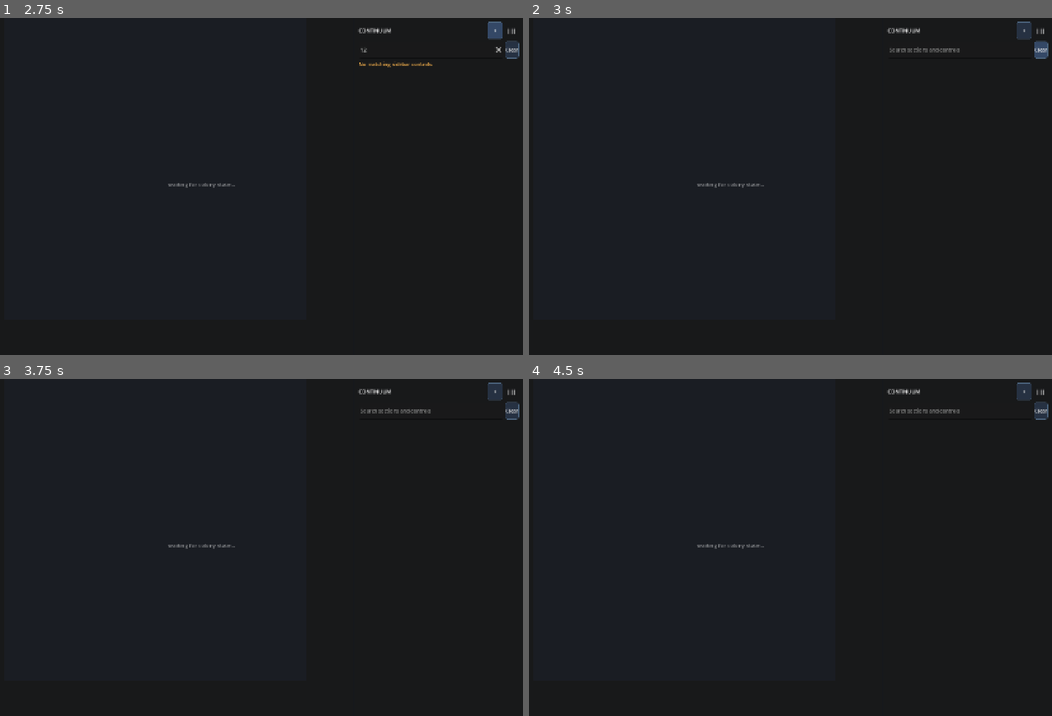
Above: before the commit, frames 1-4 (two rows, left to right).
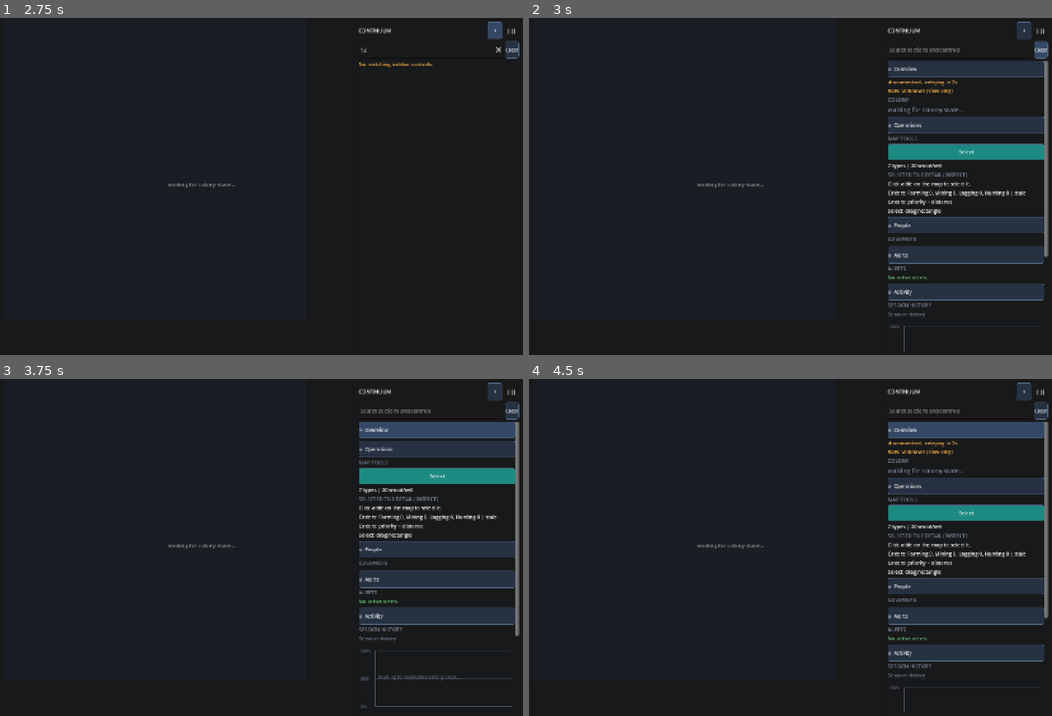
Above: after the commit, the same moments.

Repository: iMithrellas/continuum
Game: Godot game, scene res://scenes/main.tscn
Two runs of this game, one before a commit and one after it. Both use one fixed random seed, a clock stepped at 60 frames per second and the inputs below.
Inputs (mouse positions are in pixels of both pictures, inside the frame that each line leads up to):
- Up to frame 1 (2.75 s): click (428, 48) at 0.52 s; type "12" at 0.6 s; click "<" at 1.25 s; click ">" at 2 s
- Up to frame 2 (3 s): click "Clear" at 2.75 s
- Up to frame 3 (3.75 s): click (439, 429) at 3.5 s, where only the run after the commit has a clickable "v Overview"
- Up to frame 4 (4.5 s): click (968, 429) at 4.25 s, where only the run after the commit has a clickable "> Overview"

Frame 1 is identical in both runs. In frame 2, 11% of the frame differs, in the area x 68-100%, y 12-99%; in frame 3, 11%, in the area x 68-100%, y 12-98%; in frame 4, 11%.

Commit message:
fix(ui): restore sidebar sections after search

Diff:
--- a/client/godot/scripts/sidebar.gd
+++ b/client/godot/scripts/sidebar.gd
@@ -170,7 +170,8 @@
 			var section: Dictionary = sections[key]
 			if _pre_search_expanded.has(key):
 				section.expanded = _pre_search_expanded[key]
-			section.content.visible = section.expanded
+			section.wrapper.visible = section.authorized
+			section.content.visible = section.authorized and section.expanded
 			section.header.text = ("v  " if section.expanded else ">  ") + section.label
 			for entry: Dictionary in section.entries:
 				entry.node.visible = entry.visible and entry.authorized
--- a/client/godot/tools/map_ui_test.gd
+++ b/client/godot/tools/map_ui_test.gd
@@ -130,19 +130,24 @@
 		"sidebar section keys are stable for extensions")
 	main.sidebar._toggle_section("people")
 	_assert(not main.sidebar.sections["people"].content.visible, "section collapse hides its content")
-	main.sidebar._toggle_section("people")
-	_assert(main.sidebar.sections["people"].content.visible, "section reopens from its header")
 	main.sidebar.search.text = "forest"
 	main.sidebar.search.text_changed.emit("forest")
 	_assert(main.sidebar.sections["operations"].wrapper.visible, "search matches control aliases")
 	main.sidebar.search.clear()
 	main.sidebar.search.text_changed.emit("")
-	_assert(main.sidebar.sections["people"].content.visible, "clear restores pre-search section state")
+	_assert(main.sidebar.sections["people"].wrapper.is_visible_in_tree() and
+			not main.sidebar.sections["people"].content.visible,
+		"clear restores collapsed section wrapper and state")
+	main.sidebar._toggle_section("people")
+	_assert(main.sidebar.sections["people"].content.visible, "section reopens from its header")
 	main.sidebar.search.text = "no-such-control"
 	main.sidebar.search.text_changed.emit("no-such-control")
 	_assert(main.sidebar._no_matches.visible, "zero-result search is explicit")
 	main.sidebar.search.clear()
 	main.sidebar.search.text_changed.emit("")
+	for key: String in ["overview", "operations", "policies", "people", "alerts", "activity"]:
+		_assert(main.sidebar.sections[key].wrapper.is_visible_in_tree(),
+			"clear restores allowed section wrapper: %s" % key)
 	main.sidebar.toggle()
 	_assert(main.sidebar.custom_minimum_size.x == main.sidebar.CLOSED_WIDTH,
 		"sidebar collapses to a reachable narrow rail")
@@ -207,6 +212,12 @@
 	_assert(not main.sidebar.sections["policies"].wrapper.visible and
 			not main.sidebar.sections["administration"].wrapper.visible,
 		"viewer cannot discover unauthorized policy or admin sections")
+	for key: String in ["overview", "operations", "people", "alerts", "activity"]:
+		_assert(main.sidebar.sections[key].wrapper.is_visible_in_tree(),
+			"viewer clear restores allowed section wrapper: %s" % key)
+	_assert(not main.sidebar.sections["policies"].wrapper.is_visible_in_tree() and
+			not main.sidebar.sections["administration"].wrapper.is_visible_in_tree(),
+		"viewer clear keeps forbidden section wrappers hidden")
 	_assert(not main._mode_buttons[&"build"].visible and not main._build_menu.visible,
 		"viewer cannot see mutation controls")
 	main.map_intent_override = _record_reducer_call
